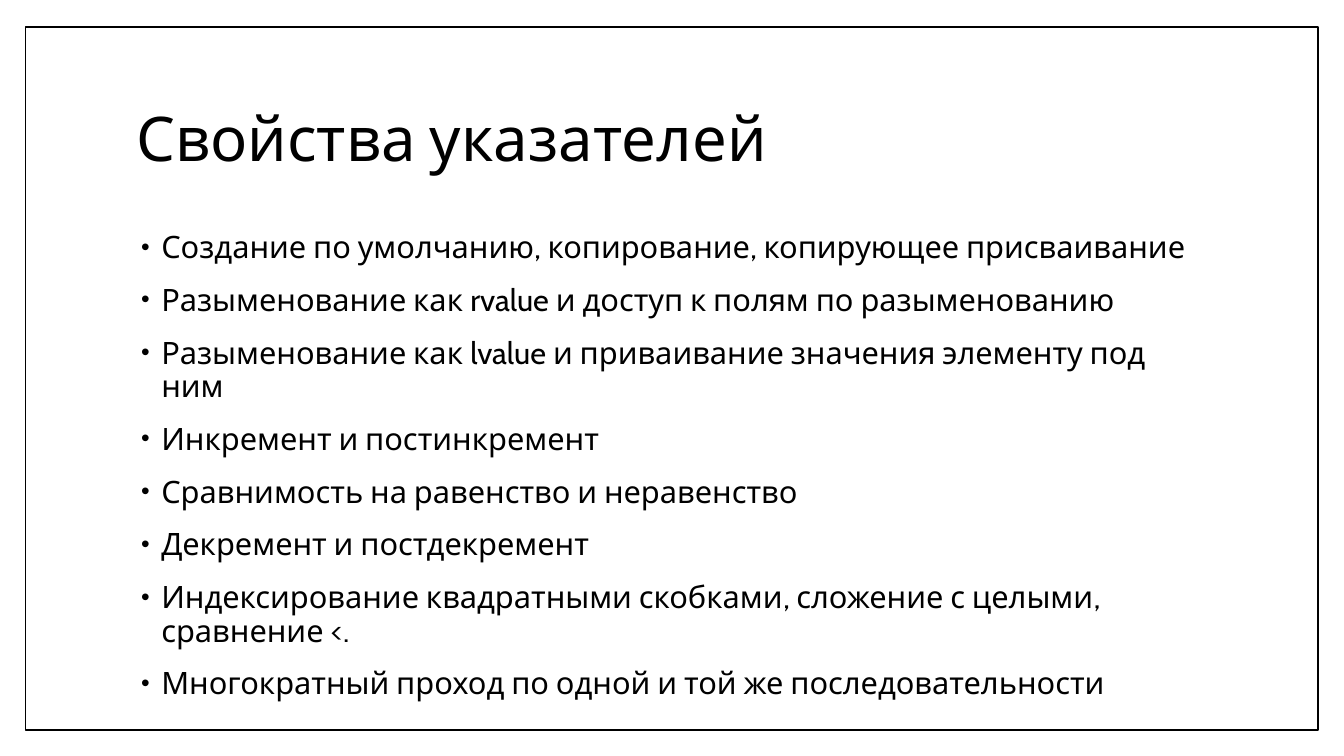
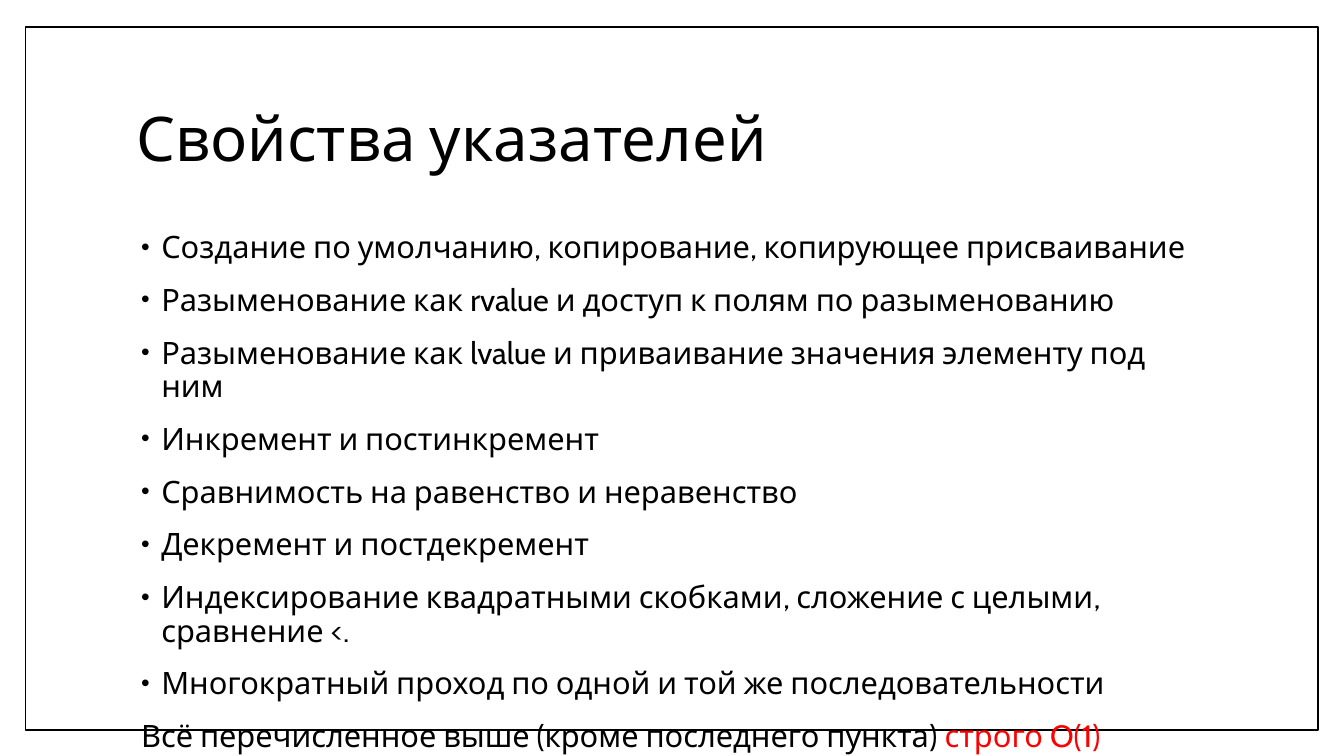
Before and after one commit to MIPT-ILab/cpp-lects-rus, a slide deck: slide 19 of slides/lec2-10-iterators.pptx (slide 9 before the commit). Drawn at 1344x756 pixels with LibreOffice and Linux fonts; fonts in the diff are those of the drawing. Boxes give left, top, right and bottom in pixels: in the first picture for what was removed or moved away, otherwise in the second. Text is boxed around its words. In the diff, an @@ line names an element or a change of style, - is before the commit and + after.

```diff
--- a/slides/lec2-10-iterators.pptx
+++ b/slides/lec2-10-iterators.pptx
@@ text at <box>141,724,1100,755</box>: paragraph added @@
+Всё перечисленное выше (кроме последнего пункта) строго O(1)
```
Also in this commit, not shown: 17 other slides changed, 33 slides added, 1 slide removed, 28 other files.
